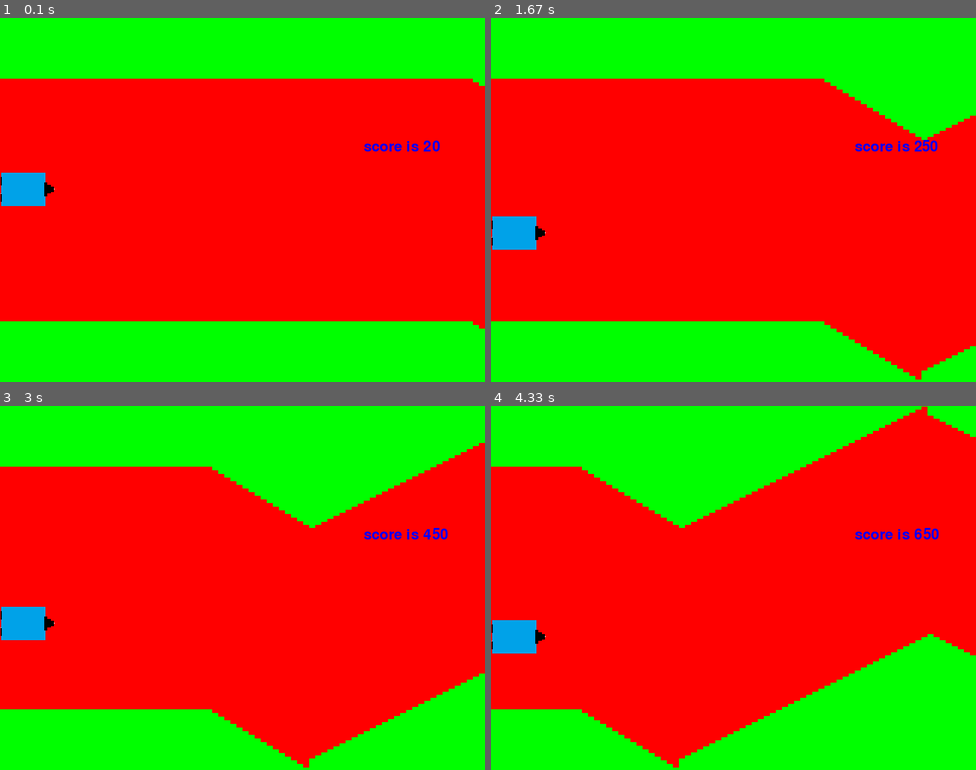
Above: before the commit, frames 1-4 (two rows, left to right).
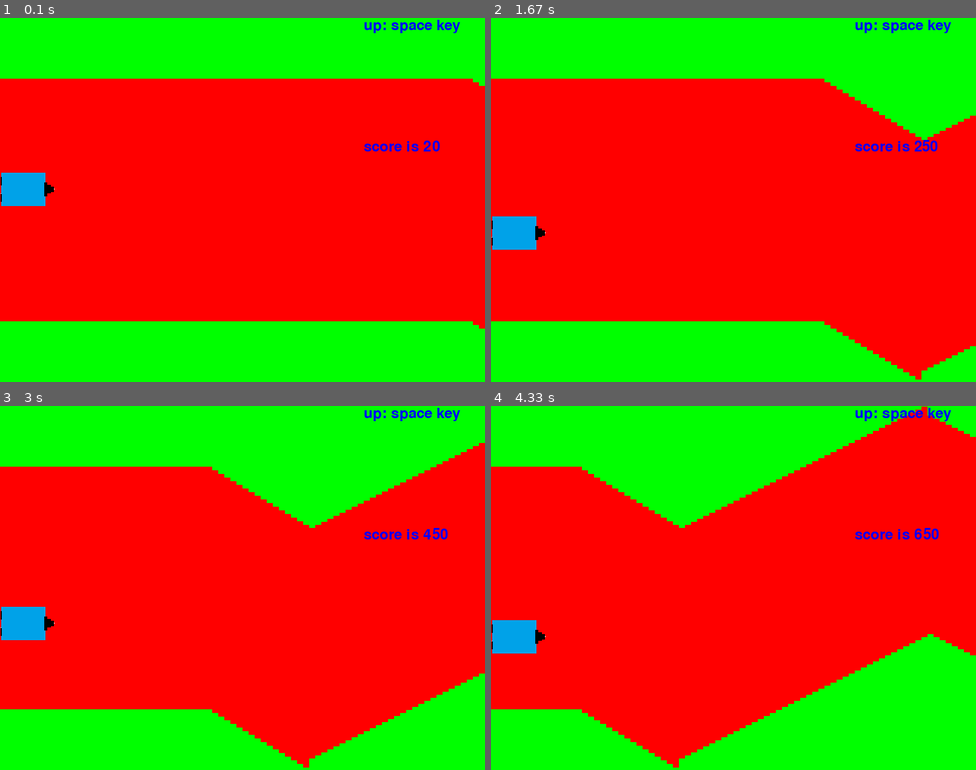
Above: after the commit, the same moments.

Repository: sato-toma/SandboxPython
Game: pygame game, started from QtPython/PyGame/cave.py
Same seed, same stepped clock (60 frames per second), same inputs: the game is played once before the commit and once after it.
Inputs:
- Up to frame 1 (0.1 s): no input
- Up to frame 2 (1.67 s): tap Space at 0.33, 0.73, 1.03, 1.23, 1.57 s
- Up to frame 3 (3 s): tap Space at 1.87, 2.07, 2.37, 2.63, 2.97 s
- Up to frame 4 (4.33 s): tap Space at 3.4, 3.8, 4.1 s

The runs differ from the first frame. In frame 1, 0.3% of the frame differs, in the area x 75-95%, y 0-5%; in frame 2, 0.3%; in frame 3, 0.3%; in frame 4, 0.3%.

Commit message:
divide space ship

Diff:
--- a/QtPython/PyGame/cave.py
+++ b/QtPython/PyGame/cave.py
@@ -3,6 +3,38 @@
 from random import randint
 import pygame
 from pygame.locals import QUIT, Rect,KEYDOWN,K_SPACE
+
+class SpaceShip:
+    def __init__(self):
+        self.ship_y        = 250 #自機のy座標
+        self.is_space_down = False   # 落下しているか
+        self.vel_y         = 1       # 上下速度
+        self.velocity      = 0 #自機が上下に移動する速度
+        self.ship_image    = pygame.image.load("cave\\ship.png")
+        self.bang_image    = pygame.image.load("cave\\bang.png")
+
+    def InitLoop(self):
+        self.is_space_down = False
+
+    def PygameEvent(self, event):
+        if event.type == KEYDOWN:
+            if event.key == K_SPACE:
+                self.is_space_down = True
+
+    def UpdatePositon(self):
+        self.velocity += -self.vel_y if self.is_space_down else self.vel_y
+        self.ship_y += self.velocity
+
+    def DrawShip(self, surface):
+        surface.blit(self.ship_image, (0, self.ship_y))
+
+    def DrawShipBang(self, surface):
+        surface.blit(self.bang_image,(0, self.ship_y - 40))
+
+    def IsHitWithHole(self, hole):
+        ship_top = self.ship_y
+        ship_bottom = self.ship_y + 80
+        return hole.top > ship_top or hole.bottom < ship_bottom
 
 def main():
     #初期化
@@ -17,13 +49,11 @@
 
     wall = 80 #洞窟を構成する矩形の数
     slope = randint(1,6) #洞窟の傾き
-    ship_y = 250 #自機のy座標
-    velocity = 0 #自機が上下に移動する速度
+    ship = SpaceShip() # 船
+
     score = 0 #点数
     game_over = False # ゲームオーバーのフラグ
     sysfont = pygame.font.SysFont(None, 36)
-    ship_image = pygame.image.load("cave\\ship.png")
-    bang_image = pygame.image.load("cave\\bang.png")
 
     holes = [] #洞窟を構成する矩形を格納する
     hole_x_width = 10
@@ -34,23 +64,19 @@
 
     #メインループ
     while True:
-         #ループ初期化
-        is_space_down = False
+        #ループ初期化
+        ship.InitLoop()
 
         for event in pygame.event.get():
             if event.type == QUIT:
                 pygame.quit()
                 sys.exit(0)
-            elif event.type == KEYDOWN:
-                if event.key == K_SPACE:
-                    is_space_down = True
+            ship.PygameEvent(event)
 
         # 時機移動
         if not game_over:
             score += 10
-            vel = 1
-            velocity += -vel if is_space_down else vel
-            ship_y += velocity
+            ship.UpdatePositon()
 
             # 洞窟をスクロール
             edge = holes[-1].copy()
@@ -65,10 +91,7 @@
             holes = [x.move(-hole_x_width, 0) for x in holes]
 
             # 衝突
-            ship_top = ship_y
-            ship_bottom = ship_y + 80
-            if holes[0].top > ship_top or holes[0].bottom < ship_bottom:
-                game_over = True
+            game_over =  ship.IsHitWithHole(holes[0])
 
         # 描画
         back_color = (0,255,0)
@@ -80,9 +103,13 @@
         score_position =(600,200)
         surface.blit(score_image, score_position )
 
-        surface.blit(ship_image, (0, ship_y))
+        score_image = sysfont.render("up: space key",True, (0,0,255))
+        score_position =(600,0)
+        surface.blit(score_image, score_position )
+
+        ship.DrawShip(surface)
         if game_over:
-            surface.blit(bang_image,(0, ship_y - 40))
+            ship.DrawShipBang(surface)
 
         pygame.display.update()
         fpsclock.tick(15)
